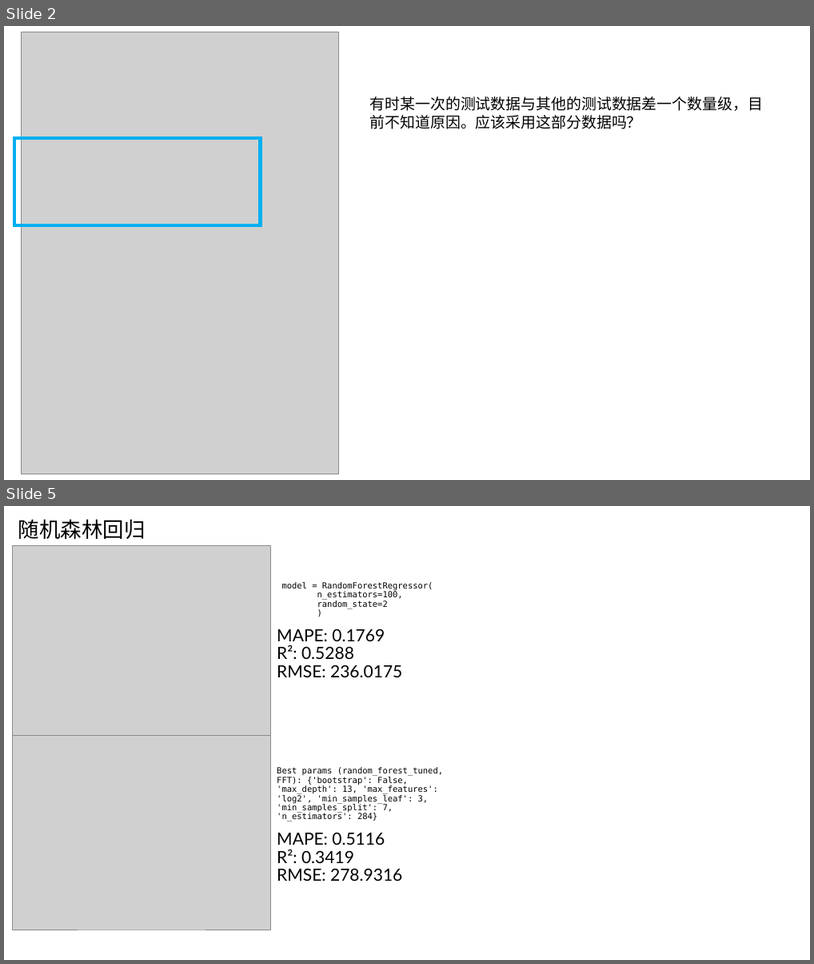
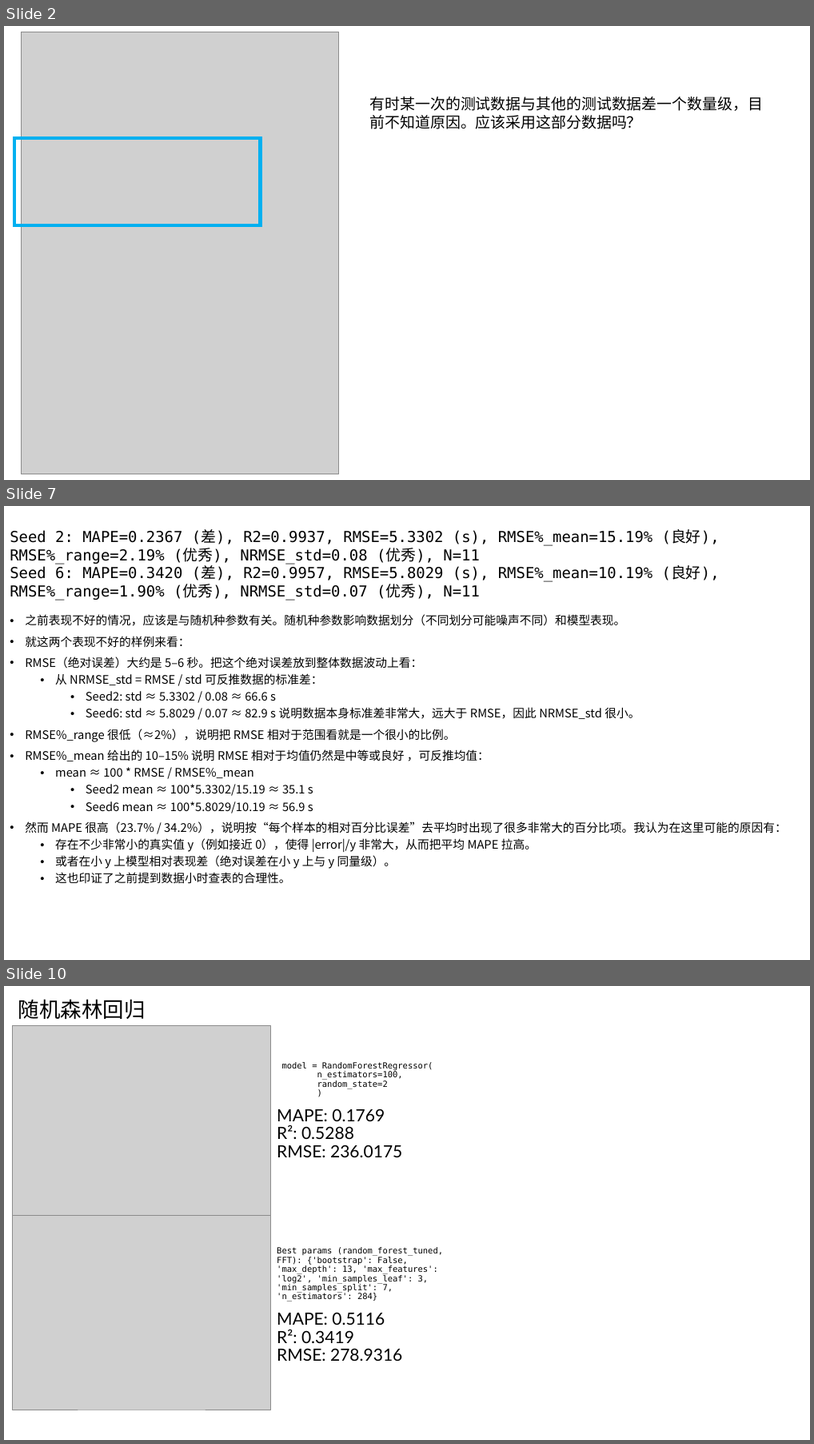
Before and after one commit to AE-26710/Time-Prediction, a slide deck: R5.pptx. Shown one above the other, each under a label of ours: slides 2 and 5 before the commit, slides 2, 7 and 10 after it; the slides between them are not shown. The pictures are 814x964 and 814x1444 pixels, drawn with LibreOffice and Linux fonts; fonts in the diff are those of the drawing; grey boxes stand for pictures. Boxes give left, top, right and bottom in pixels: in the first picture for what was removed or moved away, otherwise in the second. Text is boxed around its words. In the diff, an @@ line names an element or a change of style, - is before the commit and + after.

Commit message:
改进1：现在用多个随机种进行多轮测试； 改进2：尝试修改训练集和测试集的划分，各项指标稍有改善

```diff
--- a/R5.pptx
+++ b/R5.pptx
@@ slide 7 added at <box>4,506,810,960</box>, background #FFFFFF @@
@@ text added at <box>10,530,720,600</box>, 18 pt, text #000000 @@
+Seed 2: MAPE=0.2367 (差), R2=0.9937, RMSE=5.3302 (s), RMSE%_mean=15.19% (良好), RMSE%_range=2.19% (优秀), NRMSE_std=0.08 (优秀), N=11
+Seed 6: MAPE=0.3420 (差), R2=0.9957, RMSE=5.8029 (s), RMSE%_mean=10.19% (良好), RMSE%_range=1.90% (优秀), NRMSE_std=0.07 (优秀), N=11
@@ text added at <box>25,614,787,883</box>, 14 pt, text #000000 @@
+• 之前表现不好的情况，应该是与随机种参数有关。随机种参数影响数据划分（不同划分可能噪声不同）和模型表现。
+• 就这两个表现不好的样例来看：
+• RMSE（绝对误差）大约是 5–6 秒。把这个绝对误差放到整体数据波动上看：
+  • 从 NRMSE_std = RMSE / std 可反推数据的标准差：
+    • Seed2: std ≈ 5.3302 / 0.08 ≈ 66.6 s
+    • Seed6: std ≈ 5.8029 / 0.07 ≈ 82.9 s 说明数据本身标准差非常大，远大于 RMSE，因此 NRMSE_std 很小。
+• RMSE%_range 很低（≈2%），说明把 RMSE 相对于范围看就是一个很小的比例。
+• RMSE%_mean 给出的 10–15% 说明 RMSE 相对于均值仍然是中等或良好 ，可反推均值：
+  • mean ≈ 100 * RMSE / RMSE%_mean
+    • Seed2 mean ≈ 100*5.3302/15.19 ≈ 35.1 s
+    • Seed6 mean ≈ 100*5.8029/10.19 ≈ 56.9 s
+• 然而 MAPE 很高（23.7% / 34.2%），说明按“每个样本的相对百分比误差”去平均时出现了很多非常大的百分比项。我认为在这里可能的原因有：
+  • 存在不少非常小的真实值 y（例如接近 0），使得 |error|/y 非常大，从而把平均 MAPE 拉高。
+  • 或者在小 y 上模型相对表现差（绝对误差在小 y 上与 y 同量级）。
+  • 这也印证了之前提到数据小时查表的合理性。
@@ what was slide 5 is now slide 10 @@
```
Also in this commit, not shown: 6 slides changed, 4 other slides added, 3 other files.
